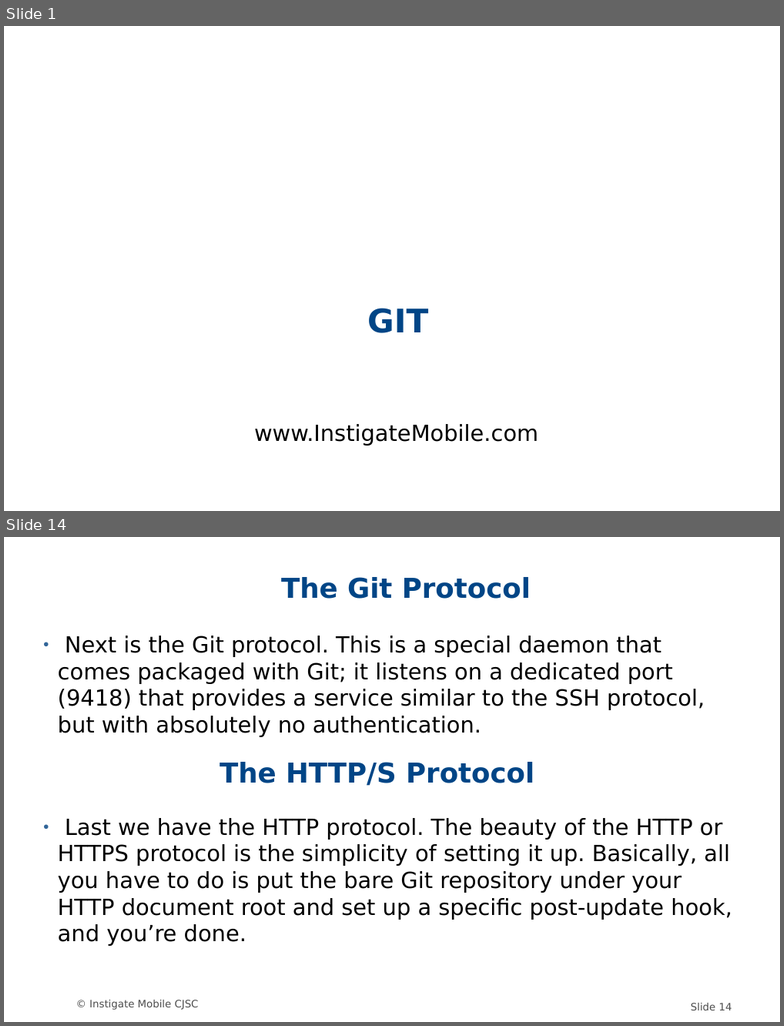
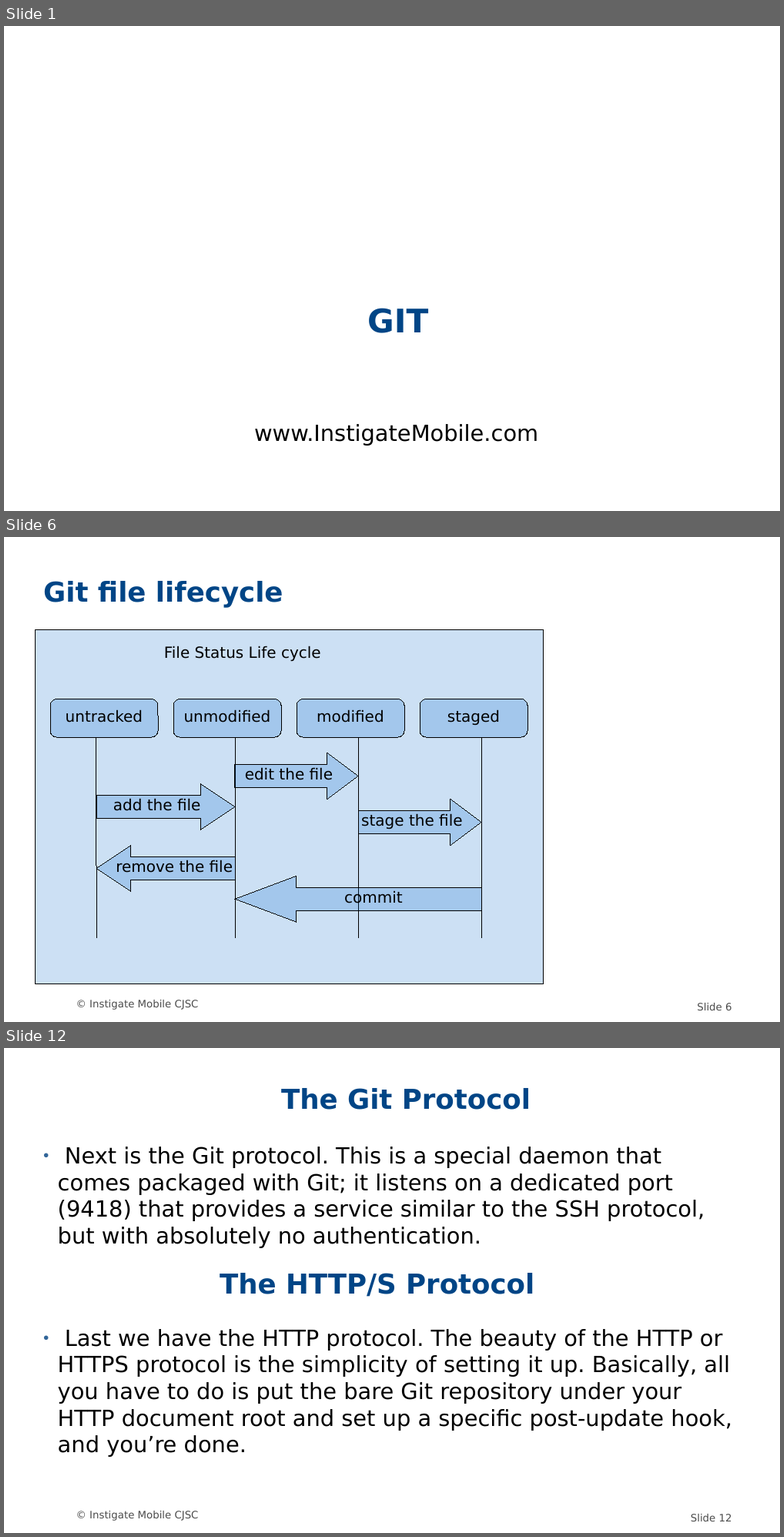
Before and after one commit to MariamP/myRepo, a slide deck: GIT.odp. Shown one above the other, each under a label of ours: slides 1 and 14 before the commit, slides 1, 6 and 12 after it; the slides between them are not shown. The pictures are 784x1026 and 784x1537 pixels, drawn with LibreOffice and Linux fonts; fonts in the diff are those of the drawing; background and template pictures are left out. Boxes give left, top, right and bottom in pixels: in the first picture for what was removed or moved away, otherwise in the second. Text is boxed around its words. In the diff, an @@ line names an element or a change of style, - is before the commit and + after.

```diff
--- a/GIT.odp
+++ b/GIT.odp
@@ slide 6 added at box(4, 537, 780, 1022), background #FFFFFF; not listed: 2 template elements that a slide beside it also shows @@
@@ title added at box(43, 581, 284, 608), 32 pt, text #004586, bold @@
+Git file lifecycle
@@ rectangle added at box(35, 629, 543, 984), fill #0066CC at 20% opacity, outline #000000 0 pt @@
@@ text added at box(164, 646, 321, 661), 18 pt, text #000000 @@
+File Status Life cycle
@@ rounded rectangle added at box(50, 699, 158, 737), fill #0066CC at 20% opacity, outline #000000 0 pt, 18 pt, text #000000 @@
+untracked
@@ rounded rectangle added at box(173, 699, 281, 737), fill #0066CC at 20% opacity, outline #000000 0 pt, 18 pt, text #000000 @@
+unmodified
@@ rounded rectangle added at box(297, 699, 404, 737), fill #0066CC at 20% opacity, outline #000000 0 pt, 18 pt, text #000000 @@
+modified
@@ rounded rectangle added at box(420, 699, 528, 737), fill #0066CC at 20% opacity, outline #000000 0 pt, 18 pt, text #000000 @@
+staged
@@ line added from (96, 737) to (96, 937), #000000 0 pt @@
@@ line added from (235, 737) to (235, 937), #000000 0 pt @@
@@ line added from (358, 737) to (358, 937), #000000 0 pt @@
@@ line added from (481, 737) to (481, 937), #000000 0 pt @@
@@ right arrow added at box(235, 753, 358, 799), fill #0066CC at 20% opacity, outline #000000 0 pt, 18 pt, text #000000 @@
+edit the file
@@ right arrow added at box(96, 783, 235, 830), fill #0066CC at 20% opacity, outline #000000 0 pt, 18 pt, text #000000 @@
+add the file
@@ right arrow added at box(358, 799, 481, 845), fill #0066CC at 20% opacity, outline #000000 0 pt, 18 pt, text #000000 @@
+stage the file
@@ left arrow added at box(96, 845, 235, 891), fill #0066CC at 20% opacity, outline #000000 0 pt, 18 pt, text #000000 @@
+remove the file
@@ left arrow added at box(235, 876, 481, 922), fill #0066CC at 20% opacity, outline #000000 0 pt, 18 pt, text #000000 @@
+commit
@@ what was slide 14 is now slide 12 @@
@@ page number at box(691, 1514, 732, 1522): text changed @@
-Slide 14
+Slide 12
```
Also in this commit, not shown: 11 slides changed, 1 other slide added, 4 slides removed.
